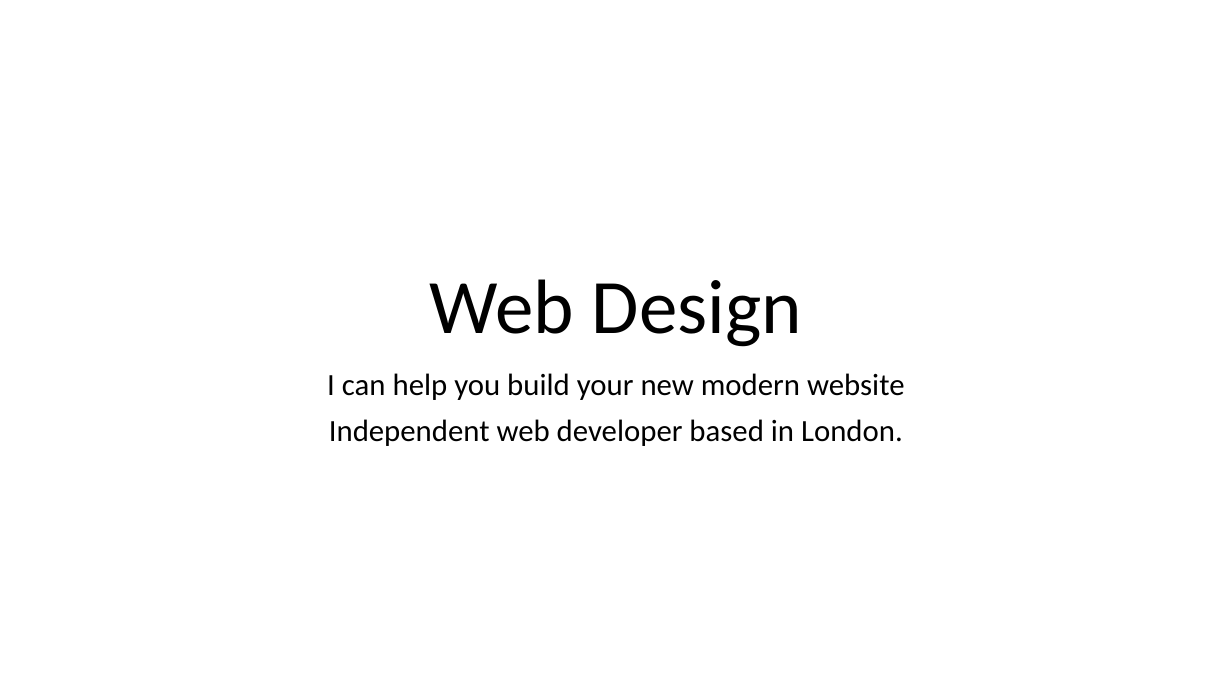
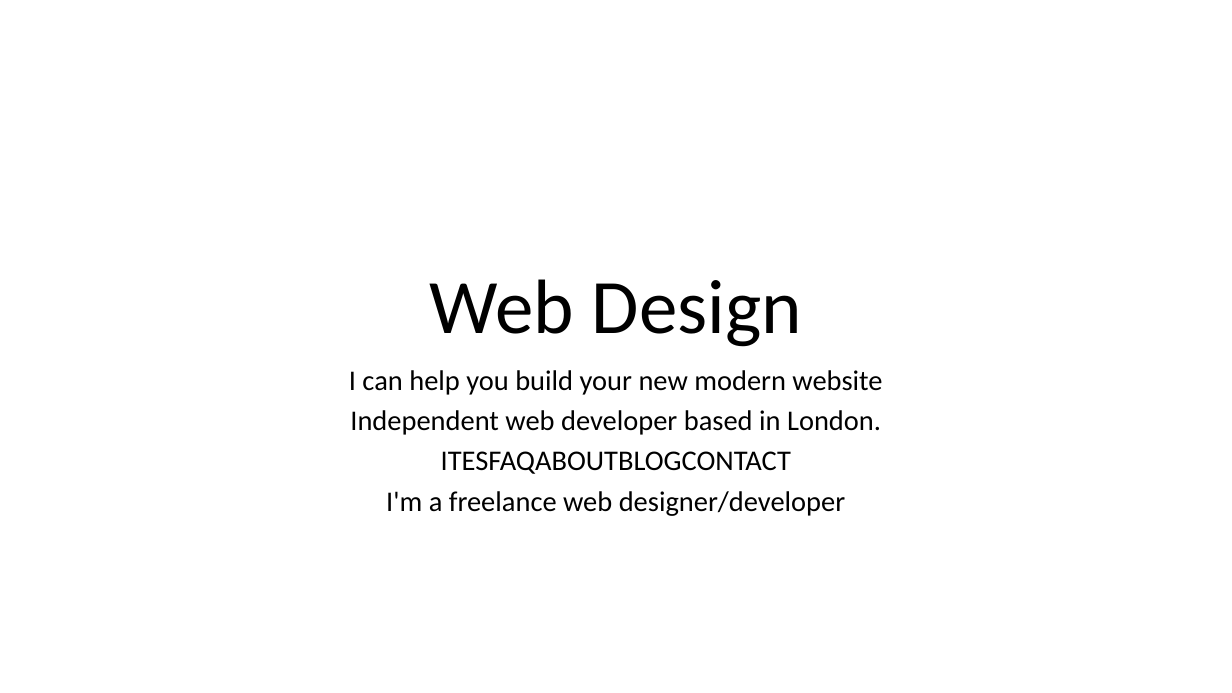
Before and after one commit to rddias/Freelance, a slide deck: slide 1 of structure.pptx. Drawn at 1232x693 pixels with LibreOffice and Linux fonts; fonts in the diff are those of the drawing. Boxes give left, top, right and bottom in pixels: in the first picture for what was removed or moved away, otherwise in the second. Text is boxed around its words. In the diff, an @@ line names an element or a change of style, - is before the commit and + after.

```diff
--- a/structure.pptx
+++ b/structure.pptx
@@ subtitle at (349,370,882,435): size 24 to 22.2 pt in "I can help you build your new ...", "Independent web developer based in London."; line spacing 0.9 to 0.8 @@
@@ subtitle at (386,451,845,516): paragraphs added @@
+ITESFAQABOUTBLOGCONTACT
+I'm a freelance web designer/developer
```
Also in this commit, not shown: 3 other slides changed, 1 slide added, 6 other files.
